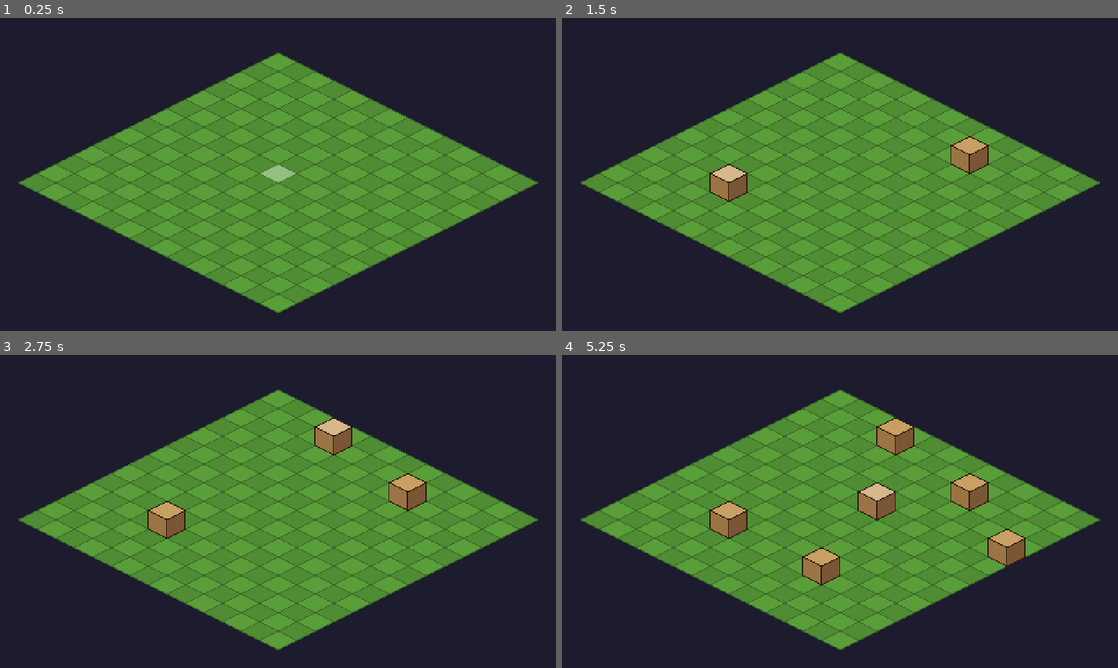
Above: before the commit, frames 1-4 (two rows, left to right).
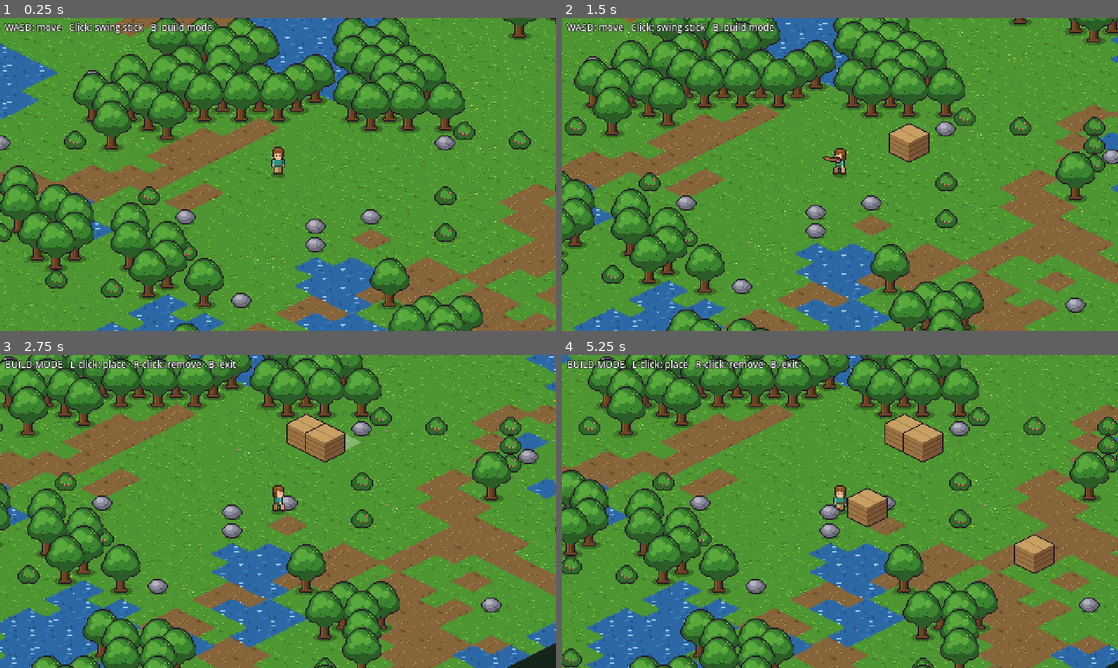
Above: after the commit, the same moments.

Repository: patrickyareinke/game1
Game: Godot game, scene res://scenes/main.tscn
The game is run twice, just before and just after one commit, with the same random seed, the same clock (stepped at 60 frames per second) and the same inputs.
Inputs (mouse positions are in pixels of both pictures, inside the frame that each line leads up to):
- Up to frame 1 (0.25 s): no input
- Up to frame 2 (1.5 s): tap Enter at 0.5 s; move the mouse to (962, 158) at 0.52 s; hold D 0.53-1.28 s; tap B at 0.6, 1.35 s; click (962, 158) at 0.67 s; move the mouse to (728, 190) at 1.27 s; hold S from 1.28 s (still down); click (728, 190) at 1.42 s
- Up to frame 3 (2.75 s): move the mouse to (333, 442) at 2.02 s; release S at 2.03 s; hold D from 2.03 s (still down); tap B at 2.1 s; click (333, 442) at 2.17 s
- Up to frame 4 (5.25 s): tap Space at 2.75, 4.25 s; move the mouse to (812, 574) at 2.77 s; release D at 2.78 s; hold W 2.78-3.53 s; tap B every 0.75 s from 2.85 to 5.1 s; click (812, 574) at 2.92 s; tap Enter at 3.5, 5 s; move the mouse to (1006, 558) at 3.52 s; hold A 3.53-5.03 s; click (1006, 558) at 3.67 s; move the mouse to (673, 464) at 4.27 s; click (673, 464) at 4.42 s; move the mouse to (867, 511) at 5.02 s; hold S from 5.03 s (still down); click (867, 511) at 5.17 s

The runs differ from the first frame. In frame 1, 75% of the frame differs, in the area x 0-100%, y 0-100%; in frame 2, 77%; in frame 3, 78%; in frame 4, 78%.

Commit message:
Add player character, stick swing and generated SNES-style level
- WASD movement with 4-direction walk animation, camera follows player
- Left click swings a stick toward the mouse (cuts bushes, shakes trees)
- Build mode on B (place/remove crates)
- Procedural map: grass, dirt paths, ponds, trees, rocks, bushes
- No grid lines; textured tiles with ragged dirt/water edges
- Placeholder pixel art generated by tools/make_placeholder_art.py

Co-Authored-By: Claude Opus 5.5 <noreply@anthropic.com>
Claude-Session: https://claude.ai/code/session_01CvBu1rya8CUCR7cnUQet3L

Diff:
--- a/project.godot
+++ b/project.godot
@@ -24,4 +24,5 @@
 textures/canvas_textures/default_texture_filter=0
 renderer/rendering_method="gl_compatibility"
 renderer/rendering_method.mobile="gl_compatibility"
-environment/defaults/default_clear_color=Color(0.11, 0.11, 0.18, 1)
+environment/defaults/default_clear_color=Color(0.08, 0.14, 0.1, 1)
+2d/snap/snap_2d_transforms_to_pixel=true
--- a/scenes/main.tscn
+++ b/scenes/main.tscn
@@ -1,6 +1,6 @@
 [gd_scene load_steps=2 format=3]
 
-[ext_resource type="Script" path="res://scripts/iso_world.gd" id="1_iso"]
+[ext_resource type="Script" path="res://scripts/world.gd" id="1_world"]
 
 [node name="Main" type="Node2D"]
-script = ExtResource("1_iso")
+script = ExtResource("1_world")
--- /dev/null
+++ b/scripts/ground.gd
@@ -0,0 +1,49 @@
+extends Node2D
+## Draws the terrain from world data. No grid lines: tiles are textured and
+## dirt/water overlap their neighbours with ragged edges.
+
+const ATLAS := preload("res://assets/tiles/terrain.png")
+const CELL := Vector2(40, 20)          # atlas cell size
+const DRAW_OFFSET := Vector2(-20, -2)  # atlas cell vs. diamond top corner
+const HIGHLIGHT := Color(1, 1, 1, 0.3)
+
+var world: Node2D
+var hover := Vector2i(-1, -1)
+
+
+func _process(_delta: float) -> void:
+	if not world.build_mode:
+		return
+	var cell: Vector2i = world.screen_to_grid(get_global_mouse_position())
+	if cell != hover:
+		hover = cell
+		queue_redraw()
+
+
+func _tile(cell: Vector2i, index: int) -> void:
+	var dest := Rect2(world.grid_to_screen(cell) + DRAW_OFFSET, CELL)
+	draw_texture_rect_region(ATLAS, dest, Rect2(Vector2(index * CELL.x, 0), CELL))
+
+
+func _draw() -> void:
+	var n: int = world.MAP_SIZE
+	# 1) grass everywhere (also under dirt/water so ragged edges show grass)
+	for y in n:
+		for x in n:
+			var c := Vector2i(x, y)
+			var v: int = world.variant_at(c)
+			_tile(c, 4 + v % 2 if v < 8 else v % 4)
+	# 2) dirt paths, 3) water
+	for kind in [world.T.DIRT, world.T.WATER]:
+		var base := 6 if kind == world.T.DIRT else 8
+		for y in n:
+			for x in n:
+				var c := Vector2i(x, y)
+				if world.terrain_at(c) == kind:
+					_tile(c, base + world.variant_at(c) % 2)
+
+	if world.build_mode and world.in_bounds(hover):
+		var t: Vector2 = world.grid_to_screen(hover)
+		draw_colored_polygon(PackedVector2Array([
+			t, t + Vector2(16, 8), t + Vector2(0, 16), t + Vector2(-16, 8)
+		]), HIGHLIGHT)
--- a/scripts/iso_world.gd
+++ /dev/null
@@ -1,116 +0,0 @@
-extends Node2D
-## Minimal isometric building prototype for Godot 4.
-## Left click = place block, right click = remove block.
-
-const TILE_W := 32          # diamond width in pixels
-const TILE_H := 16          # diamond height in pixels (2:1 = classic isometric)
-const BLOCK_H := 16         # height of a placed block
-const GRID_SIZE := 14       # map is GRID_SIZE x GRID_SIZE
-
-# The world is plain data: grid cell -> building. Rendering just reads this.
-var buildings := {}         # Dictionary[Vector2i, bool]
-var hover := Vector2i(-1, -1)
-
-# SNES-ish palette
-const GRASS_A := Color("5a9e3a")
-const GRASS_B := Color("4f8c33")
-const GRID_LINE := Color("3d6e28")
-const HOVER := Color(1, 1, 1, 0.35)
-const BLOCK_TOP := Color("c8a064")
-const BLOCK_LEFT := Color("9c7444")
-const BLOCK_RIGHT := Color("7a5634")
-const OUTLINE := Color("2b1d10")
-
-
-func _ready() -> void:
-	# Center the map horizontally, small margin at the top.
-	position = Vector2(get_viewport_rect().size.x / 2.0, 30)
-
-
-# --- coordinate conversion -------------------------------------------------
-
-func grid_to_screen(cell: Vector2i) -> Vector2:
-	# Returns the TOP corner of the cell's diamond.
-	return Vector2((cell.x - cell.y) * TILE_W / 2.0, (cell.x + cell.y) * TILE_H / 2.0)
-
-
-func screen_to_grid(p: Vector2) -> Vector2i:
-	var a := p.x / (TILE_W / 2.0)
-	var b := p.y / (TILE_H / 2.0)
-	return Vector2i(floori((a + b) / 2.0), floori((b - a) / 2.0))
-
-
-func in_bounds(cell: Vector2i) -> bool:
-	return cell.x >= 0 and cell.y >= 0 and cell.x < GRID_SIZE and cell.y < GRID_SIZE
-
-
-func diamond(cell: Vector2i, lift: float = 0.0) -> PackedVector2Array:
-	var t := grid_to_screen(cell) - Vector2(0, lift)
-	return PackedVector2Array([
-		t,                                       # top
-		t + Vector2(TILE_W / 2.0, TILE_H / 2.0), # right
-		t + Vector2(0, TILE_H),                  # bottom
-		t + Vector2(-TILE_W / 2.0, TILE_H / 2.0) # left
-	])
-
-
-# --- input -----------------------------------------------------------------
-
-func _process(_delta: float) -> void:
-	var cell := screen_to_grid(get_local_mouse_position())
-	if cell != hover:
-		hover = cell
-		queue_redraw()
-
-
-func _unhandled_input(event: InputEvent) -> void:
-	var mb := event as InputEventMouseButton
-	if mb and mb.pressed and in_bounds(hover):
-		if mb.button_index == MOUSE_BUTTON_LEFT:
-			buildings[hover] = true
-		elif mb.button_index == MOUSE_BUTTON_RIGHT:
-			buildings.erase(hover)
-		queue_redraw()
-
-
-# --- drawing ---------------------------------------------------------------
-
-func _draw() -> void:
-	# 1) Ground
-	for x in GRID_SIZE:
-		for y in GRID_SIZE:
-			var cell := Vector2i(x, y)
-			var d := diamond(cell)
-			draw_colored_polygon(d, GRASS_A if (x + y) % 2 == 0 else GRASS_B)
-			_outline(d, GRID_LINE)
-
-	# 2) Hover highlight
-	if in_bounds(hover) and not buildings.has(hover):
-		draw_colored_polygon(diamond(hover), HOVER)
-
-	# 3) Buildings, back to front (smaller x+y is further away)
-	var cells := buildings.keys()
-	cells.sort_custom(func(a, b): return a.x + a.y < b.x + b.y)
-	for cell in cells:
-		_draw_block(cell, cell == hover)
-
-
-func _draw_block(cell: Vector2i, highlighted: bool) -> void:
-	var g := diamond(cell)               # ground footprint
-	var t := diamond(cell, BLOCK_H)      # raised top face
-	# g/t indices: 0 top, 1 right, 2 bottom, 3 left
-	var left_face := PackedVector2Array([t[3], t[2], g[2], g[3]])
-	var right_face := PackedVector2Array([t[2], t[1], g[1], g[2]])
-
-	draw_colored_polygon(left_face, BLOCK_LEFT)
-	draw_colored_polygon(right_face, BLOCK_RIGHT)
-	draw_colored_polygon(t, BLOCK_TOP.lightened(0.25) if highlighted else BLOCK_TOP)
-	_outline(left_face, OUTLINE)
-	_outline(right_face, OUTLINE)
-	_outline(t, OUTLINE)
-
-
-func _outline(pts: PackedVector2Array, color: Color) -> void:
-	var closed := pts.duplicate()
-	closed.append(pts[0])
-	draw_polyline(closed, color, 1.0)
--- /dev/null
+++ b/scripts/player.gd
@@ -0,0 +1,113 @@
+extends Node2D
+## Main character: WASD movement, 4-direction walk animation, stick swing.
+## Sprite sheet: assets/sprites/player.png, 4x4 frames of 18x26
+## (rows: down, up, left, right; columns: walk frames).
+
+enum Dir { DOWN, UP, LEFT, RIGHT }
+
+const SPEED := 70.0                  # pixels per second
+const WALK_FPS := 8.0
+const HAND := Vector2(0, -12)        # stick pivot, relative to the feet
+const SWING_TIME := 0.22
+const SWING_ARC := deg_to_rad(150.0)
+const REACH := 16.0
+
+var world: Node2D
+var dir := Dir.DOWN
+var walk_time := 0.0
+var swing_t := -1.0                  # < 0 means not swinging
+var swing_angle := 0.0
+
+var sprite: Sprite2D
+var stick: Sprite2D
+
+
+func _ready() -> void:
+	sprite = Sprite2D.new()
+	sprite.texture = preload("res://assets/sprites/player.png")
+	sprite.hframes = 4
+	sprite.vframes = 4
+	sprite.centered = false
+	sprite.offset = Vector2(-9, -25)  # feet at this node's position
+	add_child(sprite)
+
+	stick = Sprite2D.new()
+	stick.texture = preload("res://assets/sprites/stick.png")
+	stick.centered = false
+	stick.offset = Vector2(-1, -2)   # rotate around the handle end
+	stick.position = HAND
+	stick.visible = false
+	add_child(stick)
+
+	var cam := Camera2D.new()
+	add_child(cam)
+
+
+func _draw() -> void:
+	# soft round shadow under the feet (drawn below the sprite)
+	draw_set_transform(Vector2.ZERO, 0.0, Vector2(1.0, 0.45))
+	draw_circle(Vector2.ZERO, 6.0, Color(0, 0, 0, 0.3))
+
+
+func _physics_process(delta: float) -> void:
+	var input := Vector2(
+		float(Input.is_physical_key_pressed(KEY_D)) - float(Input.is_physical_key_pressed(KEY_A)),
+		float(Input.is_physical_key_pressed(KEY_S)) - float(Input.is_physical_key_pressed(KEY_W)))
+	var moving := input != Vector2.ZERO
+
+	if moving:
+		var step := input.normalized() * SPEED * delta
+		if swing_t >= 0.0:
+			step *= 0.5
+		# move per axis so you slide along obstacles instead of sticking
+		if world.is_walkable_at(position + Vector2(step.x, 0)):
+			position.x += step.x
+		if world.is_walkable_at(position + Vector2(0, step.y)):
+			position.y += step.y
+		if swing_t < 0.0:
+			dir = _dir_from(input)
+		walk_time += delta
+	else:
+		walk_time = 0.0
+
+	var f := int(walk_time * WALK_FPS) % 4 if moving else 0
+	sprite.frame = dir * 4 + f
+	_update_swing(delta)
+
+
+func _unhandled_input(event: InputEvent) -> void:
+	var mb := event as InputEventMouseButton
+	if mb and mb.pressed and mb.button_index == MOUSE_BUTTON_LEFT \
+			and not world.build_mode and swing_t < 0.0:
+		_start_swing()
+
+
+func _start_swing() -> void:
+	var aim := get_global_mouse_position() - (global_position + HAND)
+	swing_angle = aim.angle()
+	dir = _dir_from(aim)
+	swing_t = 0.0
+	stick.visible = true
+	# stick goes behind the body when swinging away from the camera
+	move_child(stick, 0 if dir == Dir.UP else sprite.get_index() + 1)
+	_update_swing(0.0)
+	world.hit_at(global_position + HAND + Vector2.from_angle(swing_angle) * REACH)
+
+
+func _update_swing(delta: float) -> void:
+	if swing_t < 0.0:
+		return
+	swing_t += delta
+	var k := swing_t / SWING_TIME
+	if k >= 1.0:
+		swing_t = -1.0
+		stick.visible = false
+		return
+	var eased := 1.0 - pow(1.0 - k, 3.0)
+	stick.rotation = swing_angle - SWING_ARC / 2.0 + SWING_ARC * eased
+
+
+func _dir_from(v: Vector2) -> Dir:
+	if absf(v.x) > absf(v.y):
+		return Dir.LEFT if v.x < 0 else Dir.RIGHT
+	return Dir.UP if v.y < 0 else Dir.DOWN
--- /dev/null
+++ b/scripts/world.gd
@@ -0,0 +1,220 @@
+extends Node2D
+## The world: map data, terrain generation, props, building, collision.
+## Rendering of the ground lives in ground.gd, the player in player.gd.
+
+const TILE_W := 32
+const TILE_H := 16
+const MAP_SIZE := 40
+const SEED := 1337
+
+enum T { GRASS, DIRT, WATER }
+
+const TEX := {
+	"tree": preload("res://assets/sprites/tree.png"),
+	"bush": preload("res://assets/sprites/bush.png"),
+	"rock": preload("res://assets/sprites/rock.png"),
+	"crate": preload("res://assets/sprites/crate.png"),
+}
+# Sprite offsets so that the image's "foot point" sits on the cell centre.
+const FOOT := {
+	"tree": Vector2(-17, -42),
+	"bush": Vector2(-10, -14),
+	"rock": Vector2(-9, -11),
+	"crate": Vector2(-17, -25),
+}
+
+var terrain := PackedByteArray()   # T per cell, index = y * MAP_SIZE + x
+var variant := PackedByteArray()   # random 0..99 per cell for tile variety
+var props := {}                    # Vector2i -> { "type": String, "node": Sprite2D }
+var build_mode := false
+
+var ground: Node2D
+var entities: Node2D
+var player: Node2D
+var hud: Label
+
+
+func _ready() -> void:
+	_generate()
+
+	ground = preload("res://scripts/ground.gd").new()
+	ground.world = self
+	add_child(ground)
+
+	entities = Node2D.new()
+	entities.y_sort_enabled = true      # things lower on screen draw in front
+	add_child(entities)
+
+	for cell in props:
+		_spawn_prop_node(cell)
+
+	player = preload("res://scripts/player.gd").new()
+	player.world = self
+	player.position = cell_center(Vector2i(MAP_SIZE / 2, MAP_SIZE / 2))
+	entities.add_child(player)
+
+	var layer := CanvasLayer.new()
+	add_child(layer)
+	hud = Label.new()
+	hud.position = Vector2(4, 2)
+	hud.add_theme_font_size_override("font_size", 8)
+	hud.add_theme_color_override("font_outline_color", Color.BLACK)
+	hud.add_theme_constant_override("outline_size", 2)
+	layer.add_child(hud)
+	_update_hud()
+
+
+# --- coordinates -----------------------------------------------------------
+
+func grid_to_screen(cell: Vector2i) -> Vector2:
+	## Top corner of the cell's diamond.
+	return Vector2((cell.x - cell.y) * TILE_W / 2.0, (cell.x + cell.y) * TILE_H / 2.0)
+
+
+func cell_center(cell: Vector2i) -> Vector2:
+	return grid_to_screen(cell) + Vector2(0, TILE_H / 2.0)
+
+
+func screen_to_grid(p: Vector2) -> Vector2i:
+	var a := p.x / (TILE_W / 2.0)
+	var b := p.y / (TILE_H / 2.0)
+	return Vector2i(floori((a + b) / 2.0), floori((b - a) / 2.0))
+
+
+func in_bounds(cell: Vector2i) -> bool:
+	return cell.x >= 0 and cell.y >= 0 and cell.x < MAP_SIZE and cell.y < MAP_SIZE
+
+
+func terrain_at(cell: Vector2i) -> int:
+	return terrain[cell.y * MAP_SIZE + cell.x]
+
+
+func variant_at(cell: Vector2i) -> int:
+	return variant[cell.y * MAP_SIZE + cell.x]
+
+
+func is_walkable_cell(cell: Vector2i) -> bool:
+	return in_bounds(cell) and terrain_at(cell) != T.WATER and not props.has(cell)
+
+
+func is_walkable_at(p: Vector2) -> bool:
+	return is_walkable_cell(screen_to_grid(p))
+
+
+# --- generation ------------------------------------------------------------
+
+func _generate() -> void:
+	var rng := RandomNumberGenerator.new()
+	rng.seed = SEED
+	var n_water := FastNoiseLite.new()
+	n_water.seed = SEED
+	n_water.frequency = 0.07
+	var n_path := FastNoiseLite.new()
+	n_path.seed = SEED + 1
+	n_path.frequency = 0.035
+	var n_forest := FastNoiseLite.new()
+	n_forest.seed = SEED + 2
+	n_forest.frequency = 0.09
+
+	terrain.resize(MAP_SIZE * MAP_SIZE)
+	variant.resize(MAP_SIZE * MAP_SIZE)
+	var start := Vector2(MAP_SIZE / 2, MAP_SIZE / 2)
+
+	for y in MAP_SIZE:
+		for x in MAP_SIZE:
+			var cell := Vector2i(x, y)
+			var i := y * MAP_SIZE + x
+			var near_start := Vector2(cell).distance_to(start) < 4.0
+			var t := T.GRASS
+			if n_water.get_noise_2d(x, y) < -0.28 and not near_start:
+				t = T.WATER
+			elif absf(n_path.get_noise_2d(x, y)) < 0.05:
+				t = T.DIRT
+			terrain[i] = t
+			variant[i] = rng.randi_range(0, 99)
+
+			if t != T.GRASS or near_start:
+				continue
+			var forest := n_forest.get_noise_2d(x, y)
+			var r := rng.randf()
+			if forest > 0.15 and r < 0.5:
+				props[cell] = {"type": "tree"}
+			elif r < 0.025:
+				props[cell] = {"type": "rock"}
+			elif r < 0.07:
+				props[cell] = {"type": "bush"}
+
+
+func _spawn_prop_node(cell: Vector2i) -> void:
+	var type: String = props[cell]["type"]
+	var s := Sprite2D.new()
+	s.texture = TEX[type]
+	s.centered = false
+	s.offset = FOOT[type]
+	s.position = cell_center(cell)
+	entities.add_child(s)
+	props[cell]["node"] = s
+
+
+func _remove_prop(cell: Vector2i) -> void:
+	props[cell]["node"].queue_free()
+	props.erase(cell)
+
+
+# --- interaction -----------------------------------------------------------
+
+func hit_at(point: Vector2) -> void:
+	## Called by the player's stick swing. Cuts bushes, shakes trees.
+	var center := screen_to_grid(point)
+	var best := Vector2i(-1, -1)
+	var best_d := 14.0
+	for dy in range(-1, 2):
+		for dx in range(-1, 2):
+			var cell := center + Vector2i(dx, dy)
+			if not props.has(cell):
+				continue
+			var d := cell_center(cell).distance_to(point)
+			if d < best_d:
+				best_d = d
+				best = cell
+	if best == Vector2i(-1, -1):
+		return
+	var node: Sprite2D = props[best]["node"]
+	match props[best]["type"]:
+		"bush":
+			_remove_prop(best)
+		_:
+			var tw := create_tween()
+			var x := node.position.x
+			tw.tween_property(node, "position:x", x + 1, 0.04)
+			tw.tween_property(node, "position:x", x - 1, 0.04)
+			tw.tween_property(node, "position:x", x, 0.04)
+
+
+func _unhandled_input(event: InputEvent) -> void:
+	var key := event as InputEventKey
+	if key and key.pressed and not key.echo and key.physical_keycode == KEY_B:
+		build_mode = not build_mode
+		_update_hud()
+		ground.queue_redraw()
+		return
+
+	var mb := event as InputEventMouseButton
+	if not (build_mode and mb and mb.pressed):
+		return
+	var cell := screen_to_grid(get_global_mouse_position())
+	if mb.button_index == MOUSE_BUTTON_LEFT:
+		var player_cell := screen_to_grid(player.position)
+		if is_walkable_cell(cell) and cell != player_cell:
+			props[cell] = {"type": "crate"}
+			_spawn_prop_node(cell)
+	elif mb.button_index == MOUSE_BUTTON_RIGHT:
+		if props.has(cell) and props[cell]["type"] == "crate":
+			_remove_prop(cell)
+
+
+func _update_hud() -> void:
+	if build_mode:
+		hud.text = "BUILD MODE   L-click: place   R-click: remove   B: exit"
+	else:
+		hud.text = "WASD: move   Click: swing stick   B: build mode"
Binary file added: assets/sprites/bush.png
Binary file added: assets/sprites/crate.png
Binary file added: assets/sprites/player.png
Binary file added: assets/sprites/rock.png
Binary file added: assets/sprites/stick.png
Binary file added: assets/sprites/tree.png
Binary file added: assets/tiles/terrain.png
Not shown, added: tools/.gdignore
Not shown, removed: assets/tiles/.gitkeep
